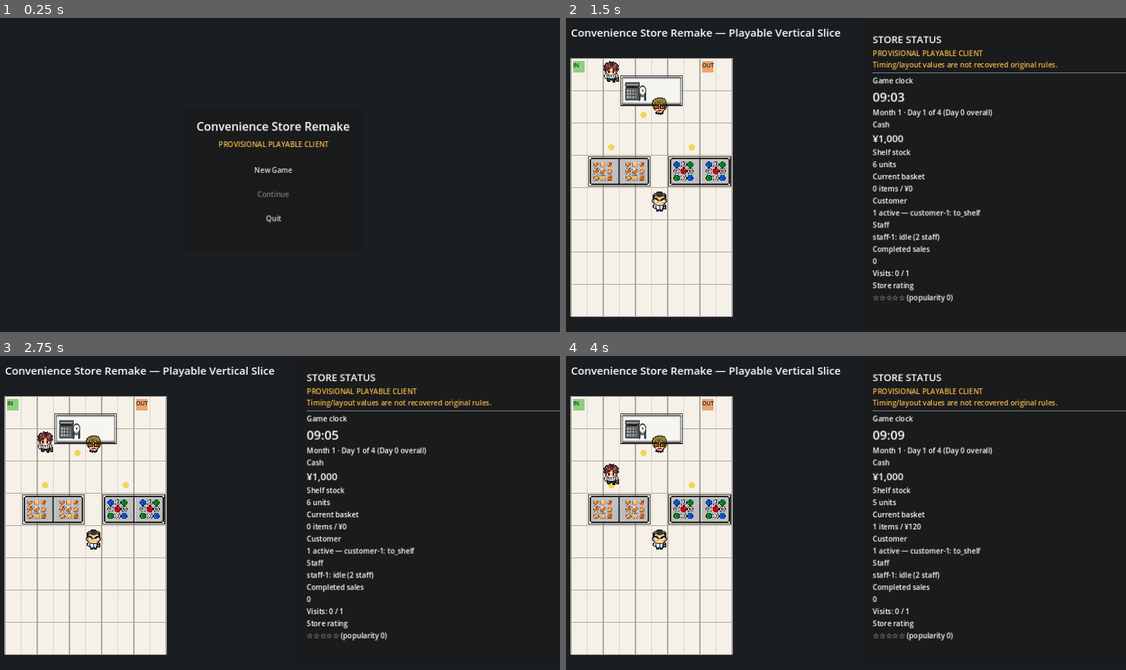
Above: before the commit, frames 1-4 (two rows, left to right).
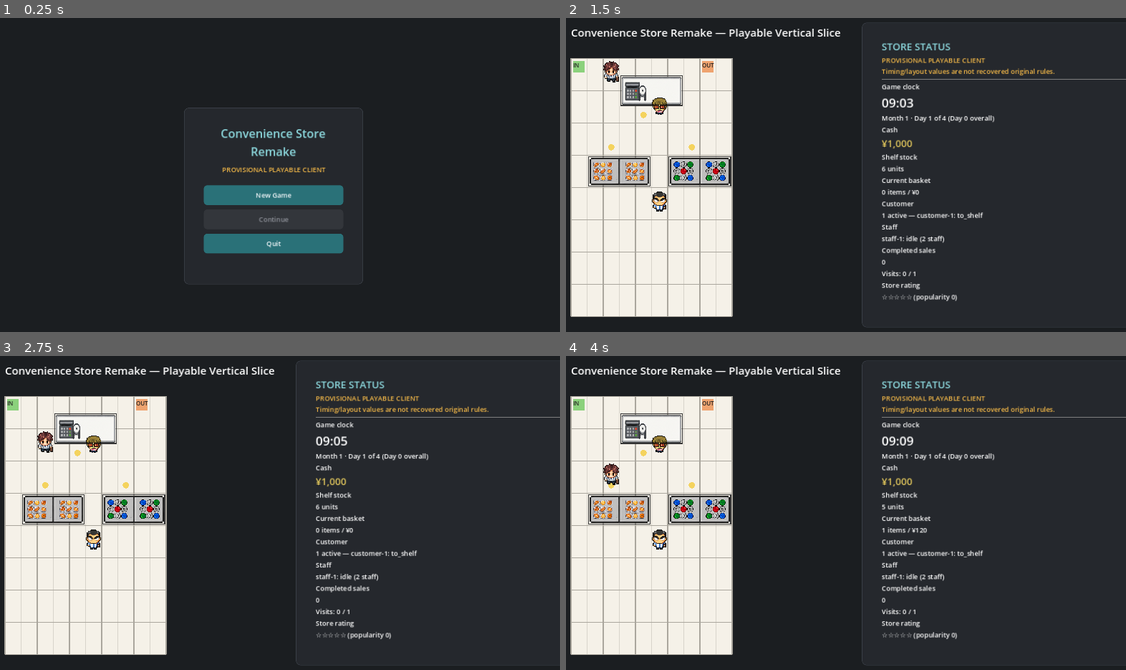
Above: after the commit, the same moments.

Repository: s1-1985/Covenience-store-remake
Game: Godot game, scene res://scenes/main_menu.tscn
Two runs of this game, one before a commit and one after it. Both use one fixed random seed, a clock stepped at 60 frames per second and the inputs below.
Inputs (mouse positions are in pixels of both pictures, inside the frame that each line leads up to):
- Up to frame 1 (0.25 s): no input
- Up to frame 2 (1.5 s): click "New Game" at 0.5 s; tap A at 1.25 s; move the mouse to (963, 159) at 1.27 s; click (963, 159) at 1.42 s
- Up to frame 3 (2.75 s): tap Space (ui_accept) at 1.52, 2.27 s; tap A at 2 s; move the mouse to (156, 528) at 2.02 s; click (156, 528) at 2.17 s
- Up to frame 4 (4 s): tap A at 2.75, 3.5 s; move the mouse to (896, 440) at 2.77 s; click (896, 440) at 2.92 s; move the mouse to (812, 578) at 3.52 s; click (812, 578) at 3.67 s; tap Space (ui_accept) at 3.77 s

The runs differ from the first frame. In frame 1, 6.3% of the frame differs, in the area x 32-65%, y 28-85%; in frame 2, 4.7%; in frame 3, 4.7%; in frame 4, 4.7%.

Commit message:
Add a shared UI theme for panel/button visual polish (task #76)
Introduces game/themes/ui_theme.tres, this project's first hand-authored
Theme/StyleBoxFlat resource: rounded-corner card panels and real
normal/hover/pressed/disabled Button/OptionButton states (a teal accent),
replacing the fully-default engine theme the sidebar has used since
task #38.

theme is a Control-only property (neither Node2D nor CanvasLayer has it),
so it's applied directly to the UI/Panel and GameOverLayer/Panel
PanelContainer nodes (and main_menu.tscn's own Panel) rather than an
ancestor -- Theme cascades to descendant Controls from there with zero
node-reparenting, so no main.gd @onready path needed to change. Section
headers and CashValue get accent-color tints; GameOverTitle gets a
distinct warning-red.

Pure UI chrome, not simulated game data -- no REMAKE_BALANCED_DEFAULT tag
needed. Since this sandbox has no Godot editor to validate a hand-authored
.tres before pushing, headless_smoke.gd's real main.tscn-instantiated
scenario now confirms the theme actually parsed (non-null,
default_font_size == 15, has_stylebox() for PanelContainer and Button)
rather than silently falling back to the engine default.

Co-Authored-By: Claude Sonnet 5 <noreply@anthropic.com>
Claude-Session: https://claude.ai/code/session_01PXuqF9JKWmmXoEsxN531iJ

Diff:
--- a/game/scenes/main.tscn
+++ b/game/scenes/main.tscn
@@ -1,8 +1,9 @@
-[gd_scene load_steps=4 format=3]
+[gd_scene load_steps=5 format=3]
 
 [ext_resource type="Script" path="res://scripts/main.gd" id="1_main"]
 [ext_resource type="Script" path="res://scripts/store_view.gd" id="2_store"]
 [ext_resource type="Script" path="res://scripts/town_view.gd" id="3_town"]
+[ext_resource type="Theme" path="res://themes/ui_theme.tres" id="4_theme"]
 
 [node name="Main" type="Node2D"]
 script = ExtResource("1_main")
@@ -33,6 +34,7 @@
 [node name="UI" type="CanvasLayer" parent="."]
 
 [node name="Panel" type="PanelContainer" parent="UI"]
+theme = ExtResource("4_theme")
 offset_left = 690.0
 offset_top = 20.0
 offset_right = 1240.0
@@ -53,6 +55,7 @@
 theme_override_constants/separation = 4
 
 [node name="Heading" type="Label" parent="UI/Panel/Margin/Scroll/VBox"]
+theme_override_colors/font_color = Color(0.55, 0.85, 0.87, 1)
 theme_override_font_sizes/font_size = 22
 text = "STORE STATUS"
 
@@ -77,6 +80,7 @@
 text = "Cash"
 
 [node name="CashValue" type="Label" parent="UI/Panel/Margin/Scroll/VBox"]
+theme_override_colors/font_color = Color(0.85, 0.75, 0.35, 1)
 theme_override_font_sizes/font_size = 22
 text = "¥1,000"
 
@@ -163,6 +167,7 @@
 [node name="Separator4" type="HSeparator" parent="UI/Panel/Margin/Scroll/VBox"]
 
 [node name="EconomyTitle" type="Label" parent="UI/Panel/Margin/Scroll/VBox"]
+theme_override_colors/font_color = Color(0.55, 0.85, 0.87, 1)
 theme_override_font_sizes/font_size = 18
 text = "Economy actions"
 
@@ -261,6 +266,8 @@
 [node name="Separator5" type="HSeparator" parent="UI/Panel/Margin/Scroll/VBox"]
 
 [node name="StaffHiringTitle" type="Label" parent="UI/Panel/Margin/Scroll/VBox"]
+theme_override_colors/font_color = Color(0.55, 0.85, 0.87, 1)
+theme_override_font_sizes/font_size = 18
 text = "Staff hiring"
 
 [node name="StaffSlotOption" type="OptionButton" parent="UI/Panel/Margin/Scroll/VBox"]
@@ -301,6 +308,7 @@
 color = Color(0, 0, 0, 0.72)
 
 [node name="Panel" type="PanelContainer" parent="GameOverLayer"]
+theme = ExtResource("4_theme")
 offset_left = 390.0
 offset_top = 260.0
 offset_right = 890.0
@@ -316,6 +324,7 @@
 theme_override_constants/separation = 12
 
 [node name="GameOverTitle" type="Label" parent="GameOverLayer/Panel/Margin/VBox"]
+theme_override_colors/font_color = Color(0.9, 0.35, 0.32, 1)
 theme_override_font_sizes/font_size = 26
 text = "GAME OVER"
 horizontal_alignment = 1
--- a/game/scenes/main_menu.tscn
+++ b/game/scenes/main_menu.tscn
@@ -1,6 +1,7 @@
-[gd_scene load_steps=2 format=3]
+[gd_scene load_steps=3 format=3]
 
 [ext_resource type="Script" path="res://scripts/main_menu.gd" id="1_menu"]
+[ext_resource type="Theme" path="res://themes/ui_theme.tres" id="2_theme"]
 
 [node name="MainMenu" type="Control"]
 offset_right = 1280.0
@@ -14,6 +15,7 @@
 color = Color(0.105882, 0.117647, 0.129412, 1)
 
 [node name="Panel" type="PanelContainer" parent="."]
+theme = ExtResource("2_theme")
 offset_left = 440.0
 offset_top = 210.0
 offset_right = 840.0
@@ -29,6 +31,7 @@
 theme_override_constants/separation = 10
 
 [node name="Title" type="Label" parent="Panel/Margin/VBox"]
+theme_override_colors/font_color = Color(0.55, 0.85, 0.87, 1)
 theme_override_font_sizes/font_size = 26
 text = "Convenience Store Remake"
 autowrap_mode = 2
--- a/game/scripts/headless_smoke.gd
+++ b/game/scripts/headless_smoke.gd
@@ -1928,6 +1928,27 @@
         steps += 1
     economy_ui_scene.simulation.economy.cash_yen += 50_000_000
 
+    # Task #76: visual-polish pass introducing game/themes/ui_theme.tres
+    # (a hand-authored StyleBoxFlat/Theme resource, never validated by a
+    # real Godot editor in this sandbox). Confirm it actually loaded as a
+    # real Theme with the expected values, rather than silently failing to
+    # parse and leaving the sidebar on the engine's default theme -- the
+    # kind of resource-format mistake this sandbox has no other way to
+    # catch before CI.
+    var themed_panel: PanelContainer = economy_ui_scene.get_node("UI/Panel")
+    if themed_panel.theme == null:
+        _fail("UI/Panel must have the ui_theme.tres Theme resource assigned")
+        return
+    if int(themed_panel.theme.default_font_size) != 15:
+        _fail("ui_theme.tres must set default_font_size to 15")
+        return
+    if not themed_panel.theme.has_stylebox("panel", "PanelContainer"):
+        _fail("ui_theme.tres must define a PanelContainer panel style")
+        return
+    if not themed_panel.theme.has_stylebox("normal", "Button"):
+        _fail("ui_theme.tres must define a Button normal style")
+        return
+
     # Task #67: the first asset-wiring pass copied one sprite per
     # fixture_catalog entry into game/assets/fixtures/. Confirm every one of
     # them actually loads through StoreView's own lookup (proves the sprite
--- /dev/null
+++ b/game/themes/ui_theme.tres
@@ -0,0 +1,82 @@
+[gd_resource type="Theme" load_steps=6 format=3]
+
+[sub_resource type="StyleBoxFlat" id="StyleBoxFlat_panel_card"]
+bg_color = Color(0.145098, 0.156863, 0.176471, 1)
+border_width_left = 1
+border_width_top = 1
+border_width_right = 1
+border_width_bottom = 1
+border_color = Color(0.243137, 0.262745, 0.294118, 1)
+corner_radius_top_left = 10
+corner_radius_top_right = 10
+corner_radius_bottom_right = 10
+corner_radius_bottom_left = 10
+content_margin_left = 20.0
+content_margin_top = 16.0
+content_margin_right = 20.0
+content_margin_bottom = 16.0
+
+[sub_resource type="StyleBoxFlat" id="StyleBoxFlat_button_normal"]
+bg_color = Color(0.164706, 0.443137, 0.470588, 1)
+corner_radius_top_left = 8
+corner_radius_top_right = 8
+corner_radius_bottom_right = 8
+corner_radius_bottom_left = 8
+content_margin_left = 12.0
+content_margin_top = 6.0
+content_margin_right = 12.0
+content_margin_bottom = 6.0
+
+[sub_resource type="StyleBoxFlat" id="StyleBoxFlat_button_hover"]
+bg_color = Color(0.211765, 0.545098, 0.576471, 1)
+corner_radius_top_left = 8
+corner_radius_top_right = 8
+corner_radius_bottom_right = 8
+corner_radius_bottom_left = 8
+content_margin_left = 12.0
+content_margin_top = 6.0
+content_margin_right = 12.0
+content_margin_bottom = 6.0
+
+[sub_resource type="StyleBoxFlat" id="StyleBoxFlat_button_pressed"]
+bg_color = Color(0.117647, 0.34902, 0.372549, 1)
+corner_radius_top_left = 8
+corner_radius_top_right = 8
+corner_radius_bottom_right = 8
+corner_radius_bottom_left = 8
+content_margin_left = 12.0
+content_margin_top = 6.0
+content_margin_right = 12.0
+content_margin_bottom = 6.0
+
+[sub_resource type="StyleBoxFlat" id="StyleBoxFlat_button_disabled"]
+bg_color = Color(0.2, 0.211765, 0.231373, 1)
+corner_radius_top_left = 8
+corner_radius_top_right = 8
+corner_radius_bottom_right = 8
+corner_radius_bottom_left = 8
+content_margin_left = 12.0
+content_margin_top = 6.0
+content_margin_right = 12.0
+content_margin_bottom = 6.0
+
+[resource]
+default_font_size = 15
+Button/colors/font_color = Color(0.960784, 0.976471, 0.988235, 1)
+Button/colors/font_hover_color = Color(1, 1, 1, 1)
+Button/colors/font_pressed_color = Color(0.85, 0.9, 0.92, 1)
+Button/colors/font_disabled_color = Color(0.556863, 0.568627, 0.6, 1)
+Button/font_sizes/font_size = 15
+Button/styles/normal = SubResource("StyleBoxFlat_button_normal")
+Button/styles/hover = SubResource("StyleBoxFlat_button_hover")
+Button/styles/pressed = SubResource("StyleBoxFlat_button_pressed")
+Button/styles/disabled = SubResource("StyleBoxFlat_button_disabled")
+OptionButton/colors/font_color = Color(0.960784, 0.976471, 0.988235, 1)
+OptionButton/colors/font_hover_color = Color(1, 1, 1, 1)
+OptionButton/colors/font_disabled_color = Color(0.556863, 0.568627, 0.6, 1)
+OptionButton/font_sizes/font_size = 15
+OptionButton/styles/normal = SubResource("StyleBoxFlat_button_normal")
+OptionButton/styles/hover = SubResource("StyleBoxFlat_button_hover")
+OptionButton/styles/pressed = SubResource("StyleBoxFlat_button_pressed")
+OptionButton/styles/disabled = SubResource("StyleBoxFlat_button_disabled")
+PanelContainer/styles/panel = SubResource("StyleBoxFlat_panel_card")
Not shown, changed: PROJECT_MEMORY.md
Not shown, added: docs/decisions/0146-ui-theme-visual-polish.md
Not shown, changed: reference_sim/tests/test_game_vertical_slice_contract.py
